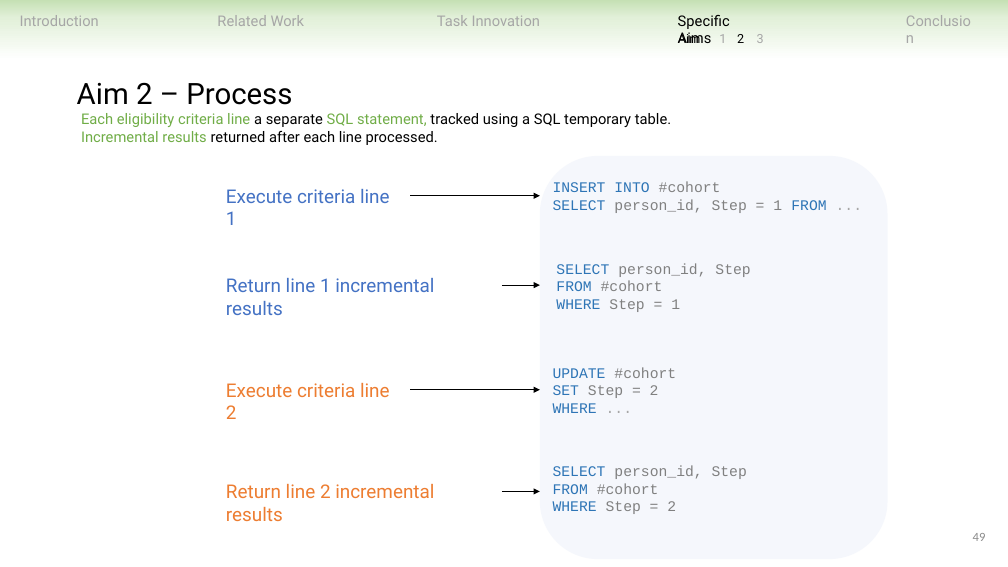
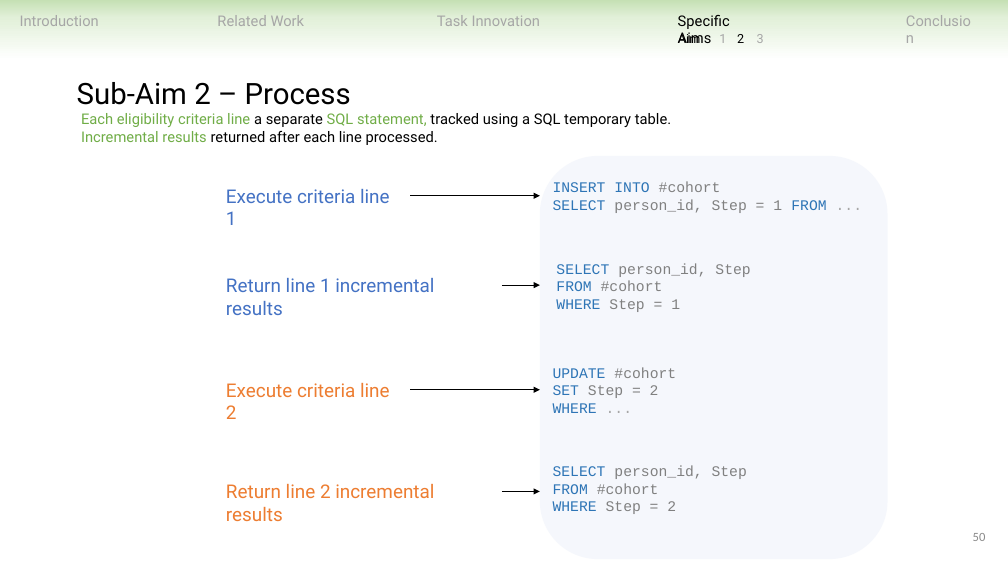
Before and after one commit to ndobb/dissertation, a slide deck: slide 50 of 4_general_exam/presentation/nic_dobbins_general_exam.pptx (slide 49 before the commit). Drawn at 1008x567 pixels with LibreOffice and Linux fonts; fonts in the diff are those of the drawing. Boxes give left, top, right and bottom in pixels: in the first picture for what was removed or moved away, otherwise in the second. Text is boxed around its words. In the diff, an @@ line names an element or a change of style, - is before the commit and + after.

```diff
--- a/4_general_exam/presentation/nic_dobbins_general_exam.pptx
+++ b/4_general_exam/presentation/nic_dobbins_general_exam.pptx
@@ text at [77,82,351,105]: text changed @@
-Aim 2 – Process
+Sub-Aim 2 – Process
@@ page number at [973,533,986,541]: text changed @@
-49
+50
```
Also in this commit, not shown: 17 other slides changed, 3 slides added, 2 slides removed.
